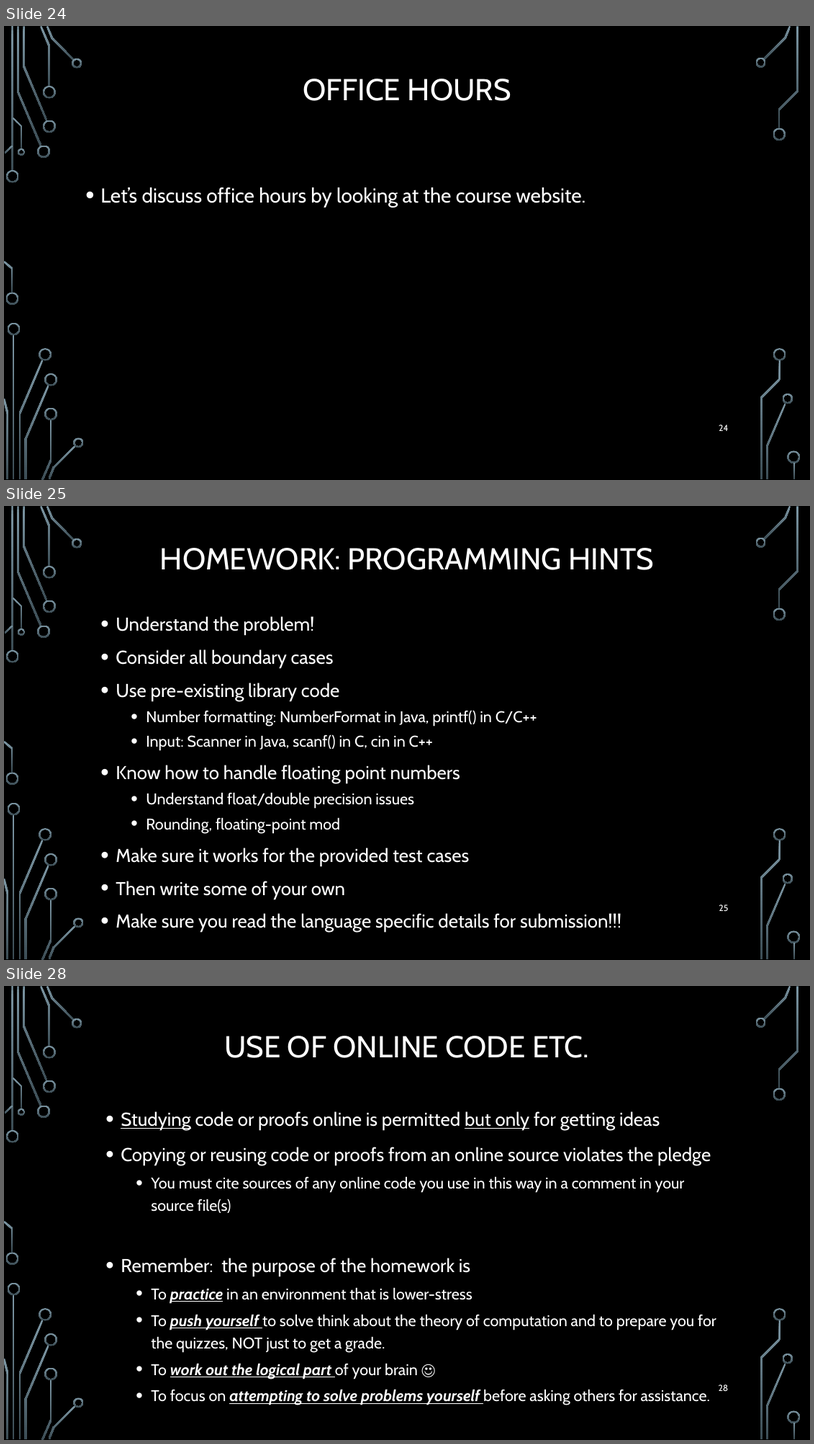
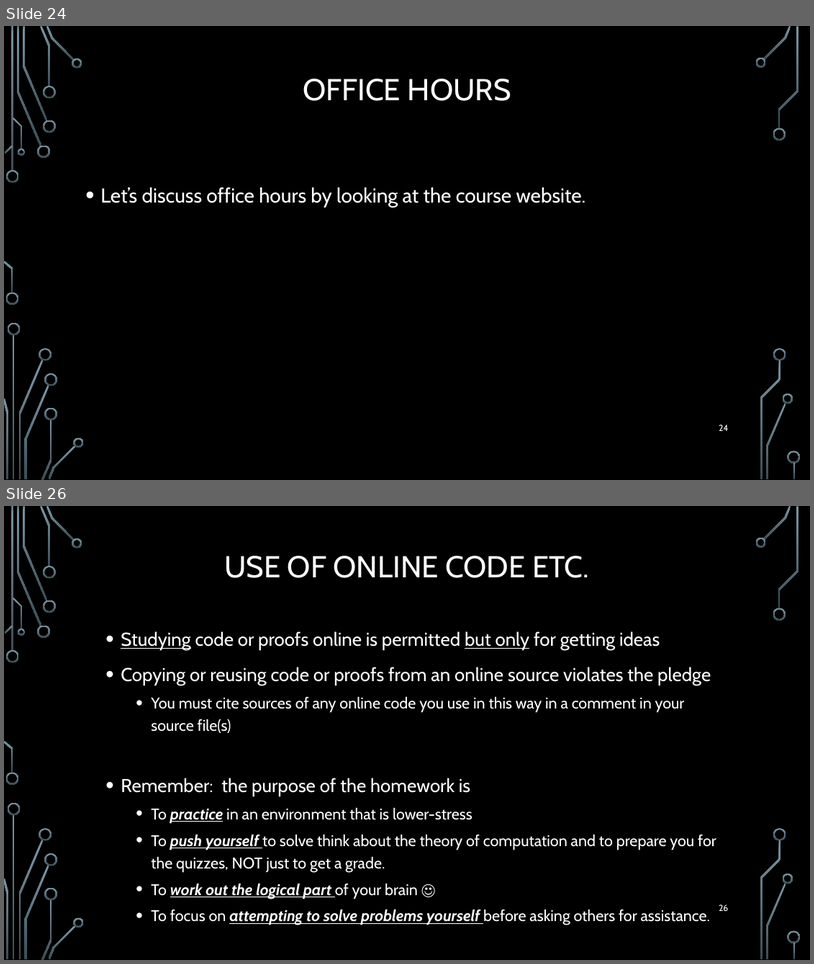
Before and after one commit to markfloryan/dmt2, a slide deck: slides/00-CourseIntroduction.pptx. Shown one above the other, each under a label of ours: slides 24, 25 and 28 before the commit, slides 24 and 26 after it; the slides between them are not shown. The pictures are 814x1444 and 814x964 pixels, drawn with LibreOffice and Linux fonts; fonts in the diff are those of the drawing; background and template pictures are left out. Boxes give left, top, right and bottom in pixels: in the first picture for what was removed or moved away, otherwise in the second. Text is boxed around its words. In the diff, an @@ line names an element or a change of style, - is before the commit and + after.

```diff
--- a/slides/00-CourseIntroduction.pptx
+++ b/slides/00-CourseIntroduction.pptx
@@ slide 25 removed at bbox=[4, 506, 810, 960], background picture (left out); not listed: 36 template elements that a slide beside it also shows @@
@@ title removed at bbox=[160, 548, 654, 570] @@
-HOMEWORK: PROGRAMMING HINTS
@@ text removed at bbox=[116, 616, 622, 932] @@
-• Understand the problem!
-• Consider all boundary cases
-• Use pre-existing library code
-  • Number formatting: NumberFormat in Java, printf() in C/C++
-  • Input: Scanner in Java, scanf() in C, cin in C++
-• Know how to handle floating point numbers
-  • Understand float/double precision issues
-  • Rounding, floating-point mod
-• Make sure it works for the provided test cases
-• Then write some of your own
-• Make sure you read the language specific details for submission!!!
@@ page number removed at bbox=[719, 904, 728, 911] @@
-25
@@ what was slide 28 is now slide 26 @@
@@ page number at bbox=[719, 904, 728, 911]: text changed @@
-28
+26
```
Also in this commit, not shown: 3 slides changed, 1 slide added, 1 other slide removed, 8 other files.
